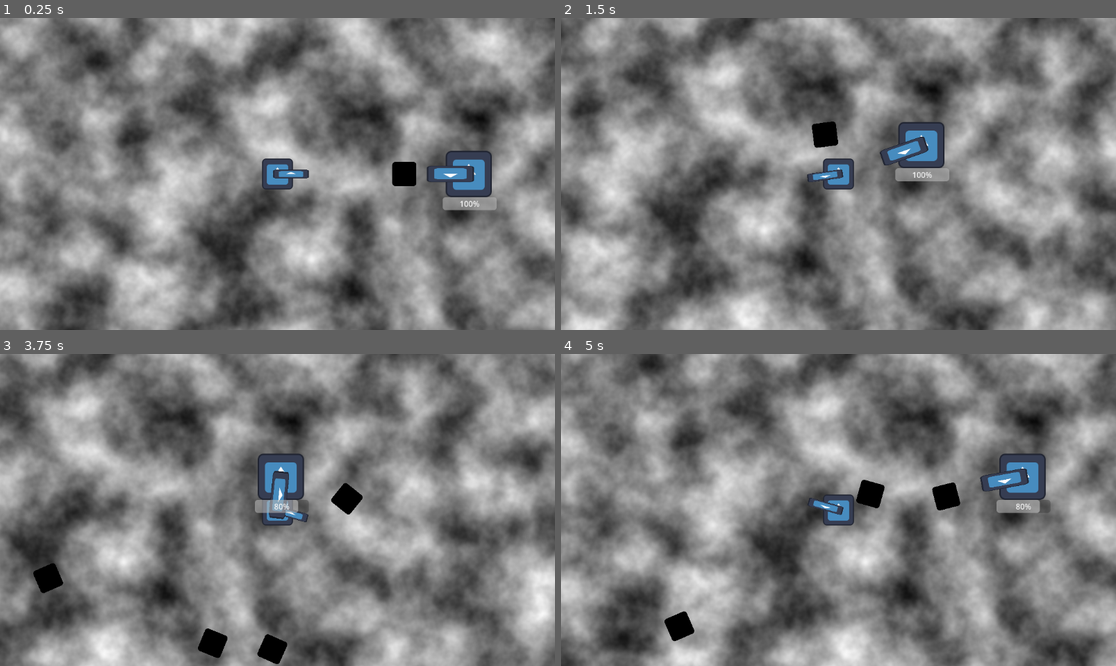
Above: before the commit, frames 1-4 (two rows, left to right).
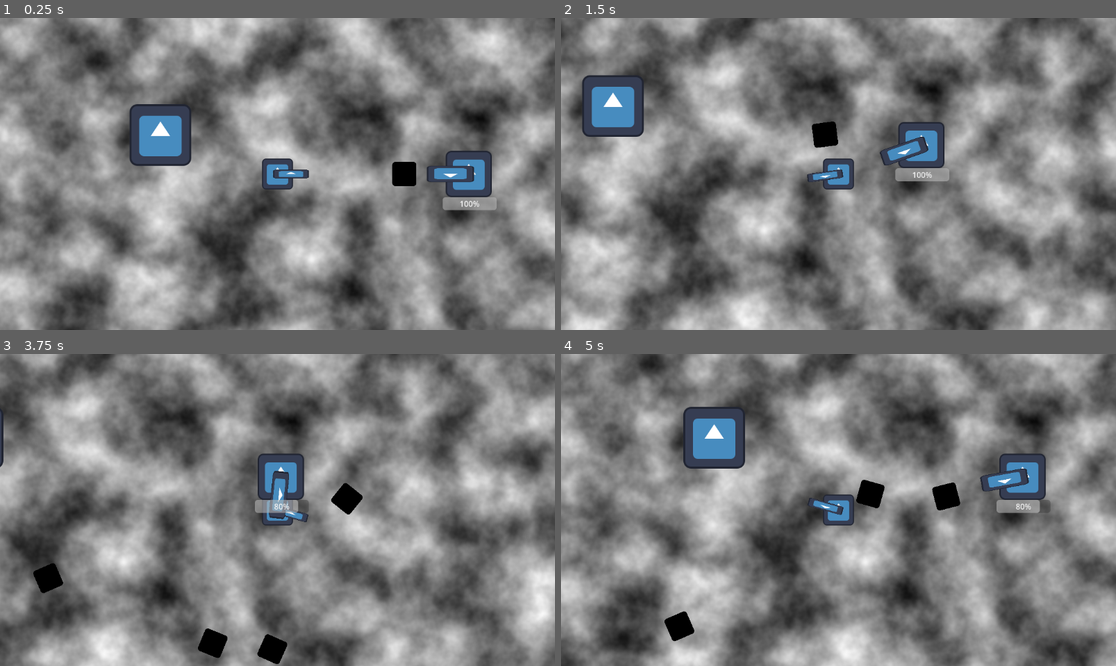
Above: after the commit, the same moments.

Repository: jacobartis/Tower-of-the-Time-Lich
Game: Godot game, scene res://world.tscn
Same seed, same stepped clock (60 frames per second), same inputs: the game is played once before the commit and once after it. The engine's default icon, where the game draws it, is replaced by a stand-in: a white triangle on a blue panel in a dark square.
Inputs (mouse positions are in pixels of both pictures, inside the frame that each line leads up to):
- Up to frame 1 (0.25 s): no input
- Up to frame 2 (1.5 s): move the mouse to (960, 158) at 0.52 s; hold D (player_right) 0.53-1.28 s; right-click (960, 158) at 0.6 s; move the mouse to (727, 189) at 1.27 s; hold S (player_down) from 1.28 s (still down); tap E (player_interact) at 1.35 s
- Up to frame 3 (3.75 s): move the mouse to (333, 441) at 2.02 s; release S (player_down) at 2.03 s; press the mouse at (333, 441) at 2.03 s; hold D (player_right) 2.03-2.78 s; move the mouse to (249, 572) at 2.77 s; release the mouse at (249, 572) at 2.78 s; hold W (player_up) 2.78-3.53 s; right-click (249, 572) at 2.85 s; move the mouse to (444, 556) at 3.52 s; hold A (player_left) from 3.53 s (still down); tap E (player_interact) at 3.6 s
- Up to frame 4 (5 s): keep holding A (player_left); move the mouse to (672, 463) at 4.27 s; click (672, 463) at 4.35 s

The runs differ from the first frame. In frame 1, 2.0% of the frame differs, in the area x 23-35%, y 27-48%; in frame 2, 2.0%; in frame 3, 0.1%; in frame 4, 2.0%, in the area x 22-34%, y 16-37%.

Commit message:
World updates.

Diff:
--- a/world.tscn
+++ b/world.tscn
@@ -1,7 +1,8 @@
-[gd_scene load_steps=6 format=3 uid="uid://b63qf454l5rr4"]
+[gd_scene load_steps=7 format=3 uid="uid://b63qf454l5rr4"]
 
 [ext_resource type="PackedScene" uid="uid://beenjcjmo5nbm" path="res://scenes/player/player.tscn" id="1_uib1c"]
 [ext_resource type="PackedScene" uid="uid://bfehmhlupl3b6" path="res://scenes/enemies/turret.tscn" id="2_uh7w5"]
+[ext_resource type="PackedScene" uid="uid://bofsgphrertu3" path="res://scenes/objects/room_starter.tscn" id="3_ynx84"]
 
 [sub_resource type="Gradient" id="Gradient_ym4ci"]
 
@@ -23,3 +24,6 @@
 
 [node name="TurretBase" parent="." instance=ExtResource("2_uh7w5")]
 position = Vector2(397, 0)
+
+[node name="RoomStarter" parent="." instance=ExtResource("3_ynx84")]
+position = Vector2(-243, -81)
